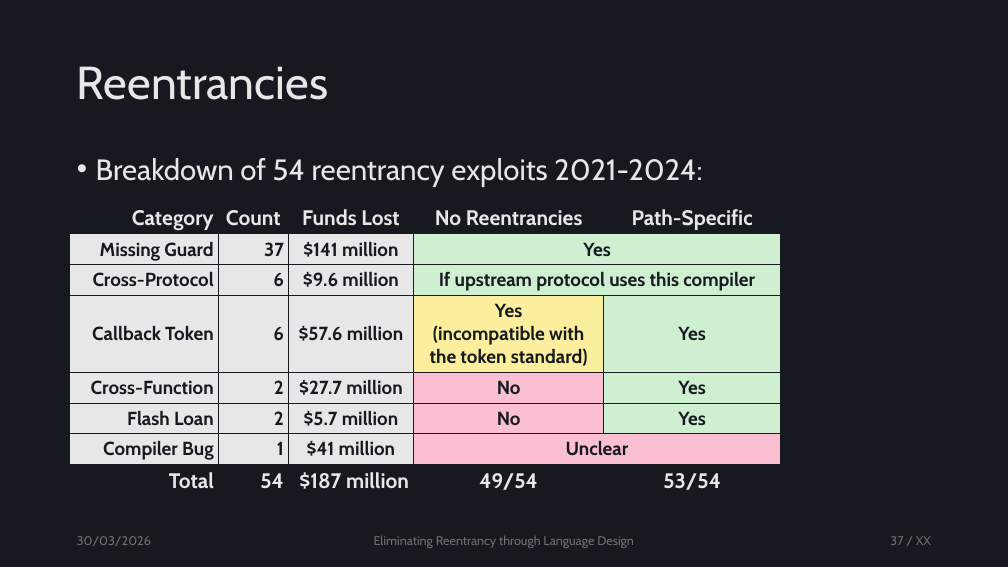
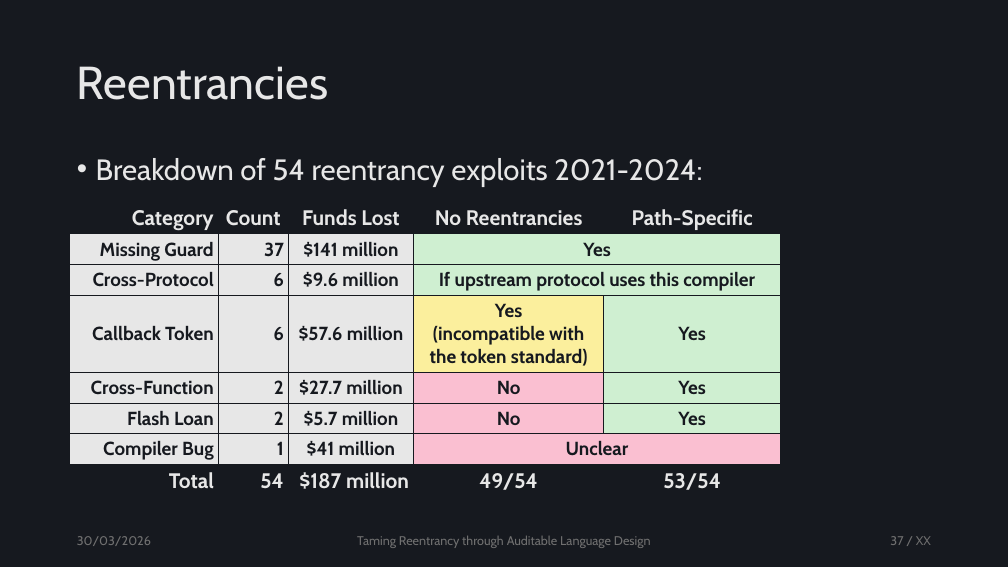
Before and after one commit to tzann/thesis, a slide deck: slide 37 of doc/presentation/Thesis.pptx. Drawn at 1008x567 pixels with LibreOffice and Linux fonts; fonts in the diff are those of the drawing. Boxes give left, top, right and bottom in pixels: in the first picture for what was removed or moved away, otherwise in the second. Text is boxed around its words. In the diff, an @@ line names an element or a change of style, - is before the commit and + after.

Commit message:
tmp

```diff
--- a/doc/presentation/Thesis.pptx
+++ b/doc/presentation/Thesis.pptx
@@ text at <box>357,536,651,548</box>: text changed @@
-Eliminating Reentrancy through Language Design
+Taming Reentrancy through Auditable Language Design
```
Also in this commit, not shown: 54 other slides changed.
